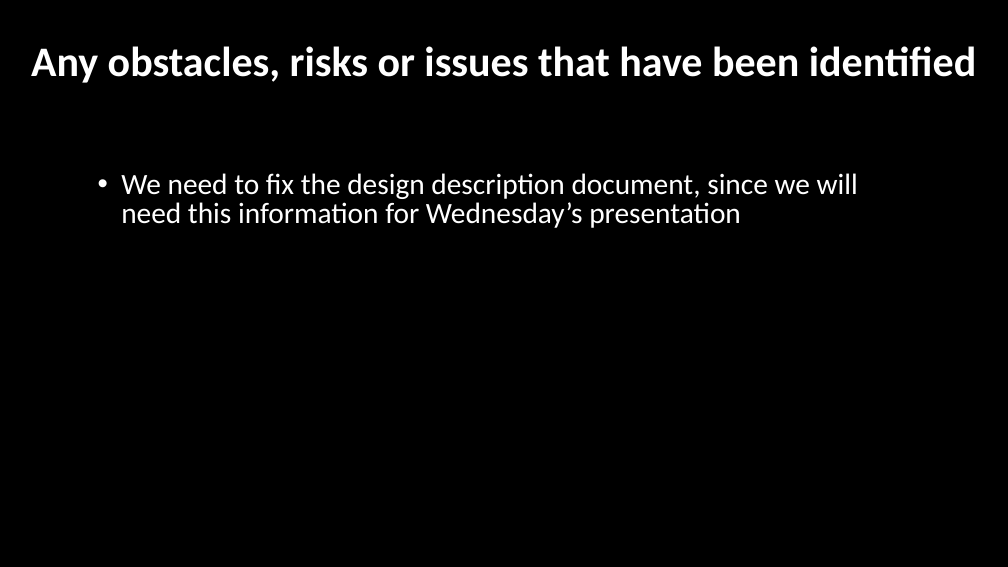
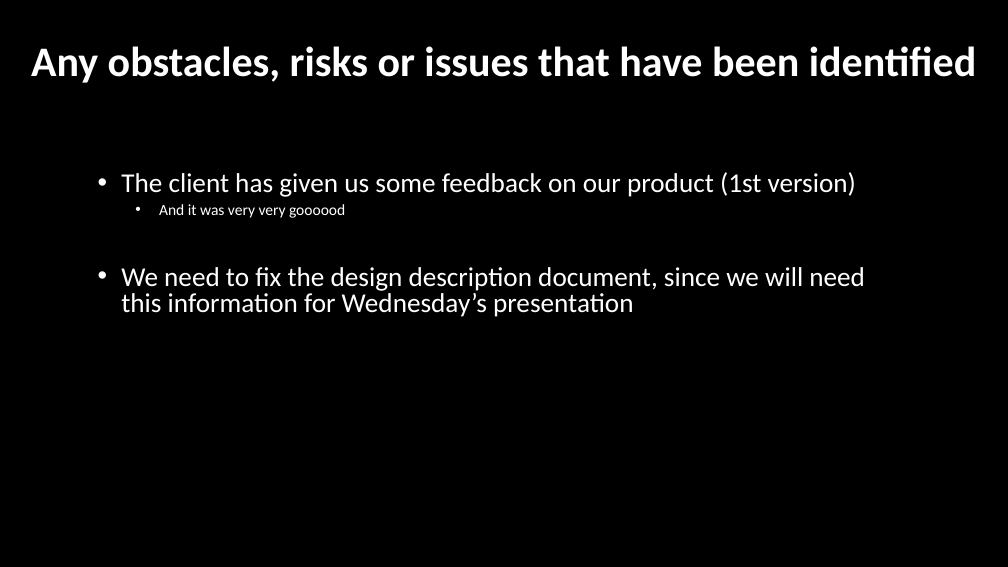
Before and after one commit to jontelarsson94/DVA313-Solar-Energy, a slide deck: slide 4 of project meeting slides/project meeting 5.pptx. Drawn at 1008x567 pixels with LibreOffice and Linux fonts; fonts in the diff are those of the drawing; background and template pictures are left out. Boxes give left, top, right and bottom in pixels: in the first picture for what was removed or moved away, otherwise in the second. Text is boxed around its words. In the diff, an @@ line names an element or a change of style, - is before the commit and + after.

```diff
--- a/project meeting slides/project meeting 5.pptx
+++ b/project meeting slides/project meeting 5.pptx
@@ subtitle at (121,172,856,218): paragraphs added @@
+• The client has given us some feedback on our product (1st version)
+  • And it was very very goooood
@@ subtitle at (121,267,865,317): size 28 to 25.9 pt in "We need to fix the design description ..." @@
```
Also in this commit, not shown: 4 other slides changed.
